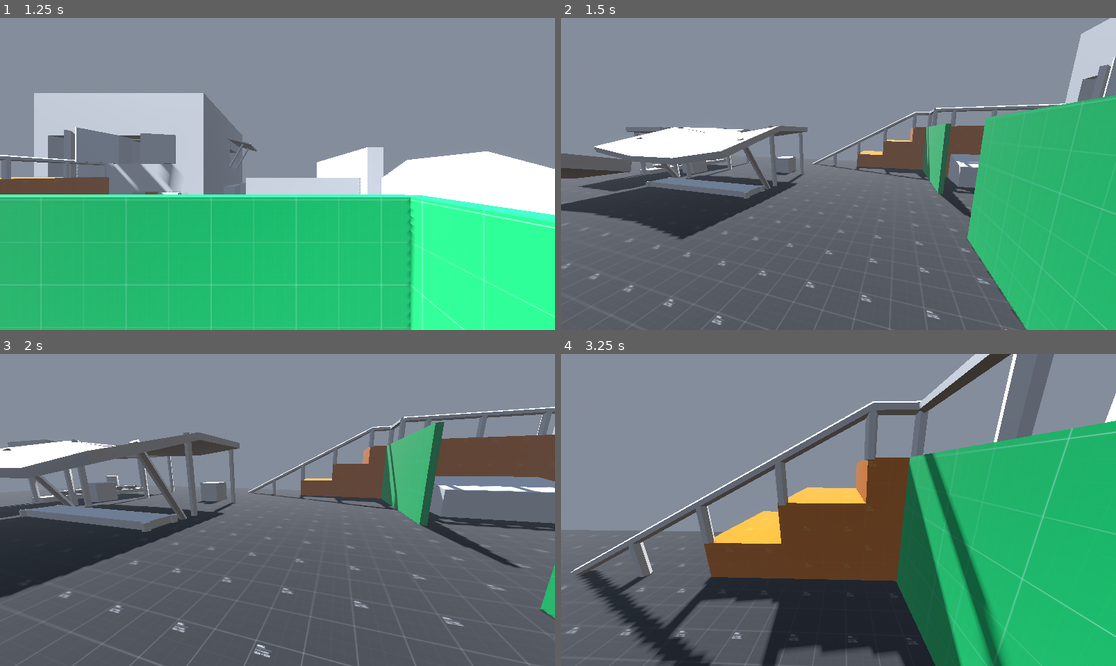
Above: before the commit, frames 1-4 (two rows, left to right).
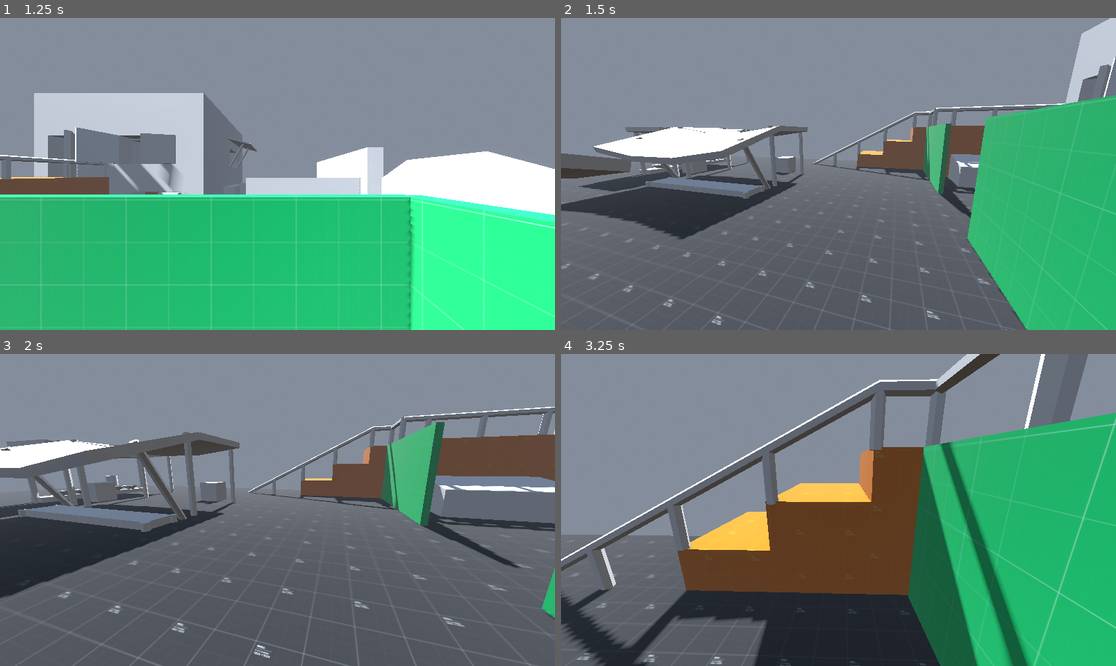
Above: after the commit, the same moments.

Repository: anandantony/project-zero-fps
Game: Godot game, scene res://maps/training/dm_map_1.tscn
Same seed, same stepped clock (60 frames per second), same inputs: the game is played once before the commit and once after it. The project has no main scene, so this scene is started directly.
Inputs (mouse positions are in pixels of both pictures, inside the frame that each line leads up to):
- Up to frame 1 (1.25 s): tap Enter at 0.5 s; move the mouse to (399, 158) at 0.52 s; hold D (right) from 0.53 s (still down); hold Shift (sprint) from 0.53 s (still down); click (399, 158) at 0.67 s; tap Space (jump) at 0.77 s
- Up to frame 2 (1.5 s): move the mouse to (810, 174) at 1.27 s; release D (right) at 1.28 s; release Shift (sprint) at 1.28 s; hold W (up) from 1.28 s (still down); tap Shift (sprint) at 1.35 s
- Up to frame 3 (2 s): keep holding W (up); tap Space (jump) at 1.52 s
- Up to frame 4 (3.25 s): keep holding W (up); move the mouse to (849, 503) at 2.02 s; hold Shift (sprint) 2.03-2.78 s; move the mouse to (832, 516) at 2.77 s; tap Shift (sprint) at 2.85 s; tap Space (jump) at 3.02 s

Frame 1 is identical in both runs. In frame 2, 0.3% of the frame differs, in the area x 1-100%, y 1-100%; in frame 3, 1.3%; in frame 4, 29%, in the area x 0-100%, y 0-100%.

Commit message:
Refactor camera controller for improved head bob and FOV
Moved player_camera initialization to a deferred setup method and refactored head bob logic into a separate function. FOV handling now uses horizontal velocity only, improving accuracy when airborne or moving vertically.

Diff:
--- a/scripts/camera_controller.gd
+++ b/scripts/camera_controller.gd
@@ -14,15 +14,19 @@
 @export var fov_walk: float = 77.5
 @export var fov_run: float = 90.0
 
-@onready var player_camera: Camera3D = %PlayerCamera
 @onready var bob_phase = bob_frequency * PI
 
 var t_bob := 0.0
 var bob_offset := Vector3.ZERO
 var player: PlayerCharacter
+var player_camera: Camera3D
 
 func _ready() -> void:
 	player = GameManager.player_character
+	_setup.call_deferred()
+
+func _setup() -> void:
+	player_camera = player.camera
 
 func _unhandled_input(event: InputEvent) -> void:
 	if event is InputEventMouseButton:
@@ -40,7 +44,11 @@
 	global_transform = player.head_anchor.get_global_transform_interpolated()
 
 func _physics_process(delta: float) -> void:
-	# Head bob
+	if player_camera:
+		player_camera.transform.origin = _calculate_bob_offset(delta)
+		_handle_fov(delta)
+
+func _calculate_bob_offset(delta: float) -> Vector3:
 	var speed := player.velocity.length()
 	var on_floor := player.is_on_floor()
 
@@ -58,10 +66,7 @@
 		# Fully reset when airborne or almost stopped
 		t_bob = 0.0
 		bob_offset = bob_offset.lerp(Vector3.ZERO, delta * 10.0)
-
-	player_camera.transform.origin = bob_offset
-
-	_handle_fov(delta)
+	return bob_offset
 
 func _head_bob(time: float) -> Vector3:
 	return Vector3(
@@ -72,8 +77,10 @@
 
 func _handle_fov(delta: float) -> void:
 	var fov_target: float = fov_base
-	if player.velocity.length() >= player.sprint_speed * 0.75:
+	var local_velocity = Vector3(player.velocity)
+	local_velocity.y = 0
+	if local_velocity.length() >= player.sprint_speed * 0.75:
 		fov_target = fov_run
-	elif player.velocity.length() >= player.walk_speed * 0.9:
+	elif local_velocity.length() >= player.walk_speed * 0.9:
 		fov_target = fov_walk
 	player_camera.fov = lerp(player_camera.fov, fov_target, delta * 8.0)
